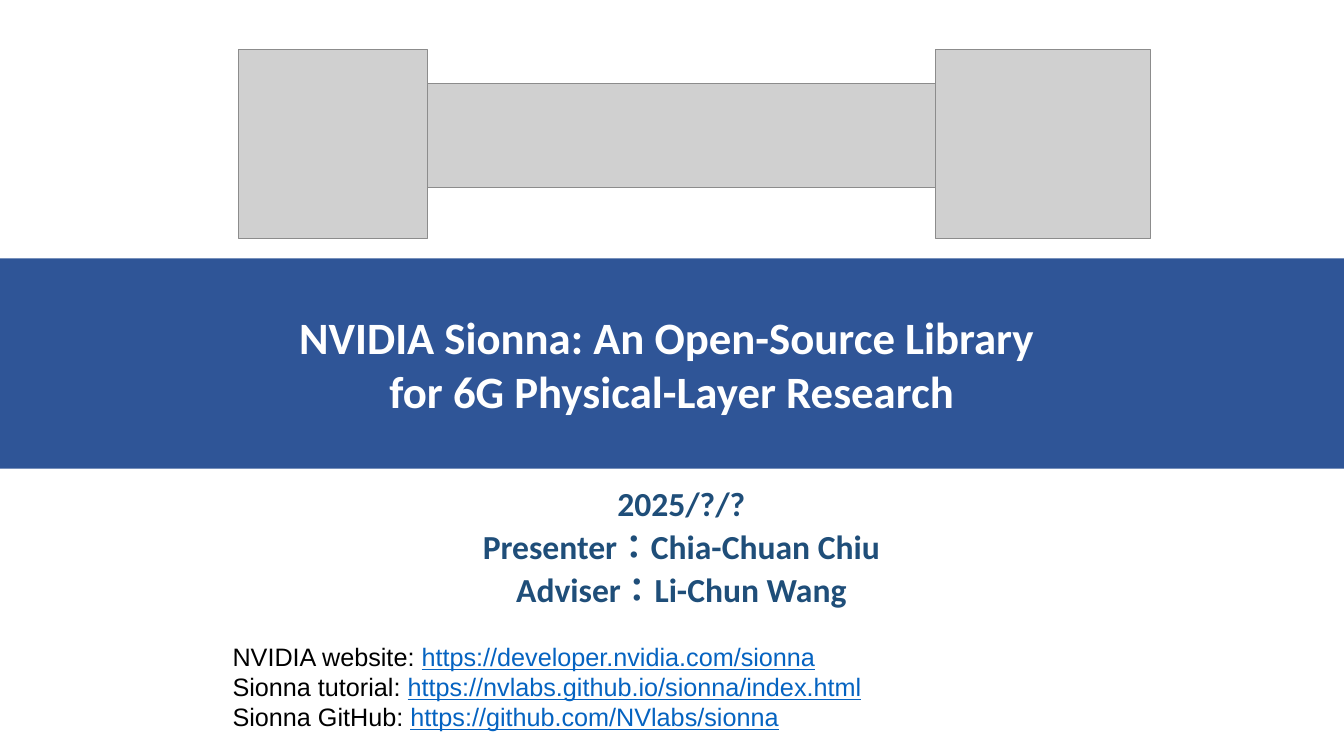
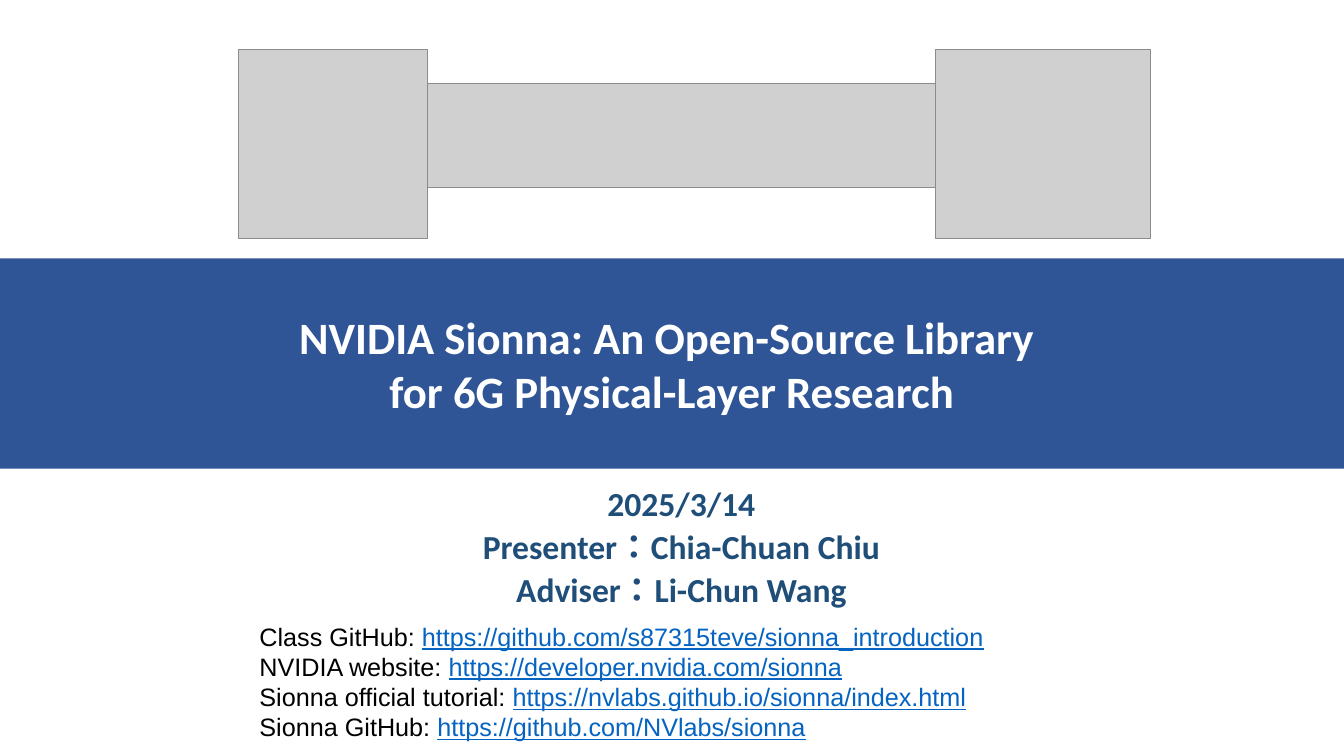
Before and after one commit to NYCU-ICCLab/sionna_introduction, a slide deck: slide 1 of sionna_introduction.pptx. Drawn at 1344x756 pixels with LibreOffice and Linux fonts; fonts in the diff are those of the drawing; grey boxes stand for pictures; background and template pictures are left out. Boxes give left, top, right and bottom in pixels: in the first picture for what was removed or moved away, otherwise in the second. Text is boxed around its words. In the diff, an @@ line names an element or a change of style, - is before the commit and + after.

```diff
--- a/sionna_introduction.pptx
+++ b/sionna_introduction.pptx
@@ text at [607, 492, 755, 518]: text changed @@
-2025/?/?
+2025/3/14
@@ text "Class GitHub: https://github.com/s87315teve/sionna_introduct ...": place and size @@
-text "Class GitHub: https://github.com/s87315teve/sionna_introduct ..." at [233, 647, 862, 732]
+text "Class GitHub: https://github.com/s87315teve/sionna_introduct ..." at [259, 627, 983, 742]
@@ text at [259, 627, 983, 651]: paragraph added @@
+Class GitHub: https://github.com/s87315teve/sionna_introduction
@@ text at [259, 687, 967, 712]: text changed @@
-Sionna tutorial: https://nvlabs.github.io/sionna/index.html
+Sionna official tutorial: https://nvlabs.github.io/sionna/index.html
```
Also in this commit, not shown: 3 other files.
